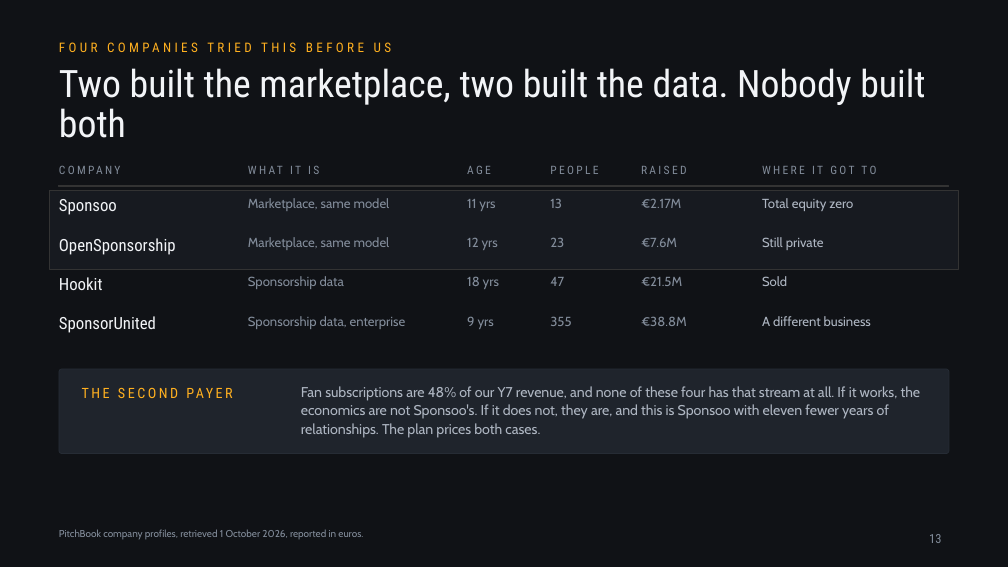
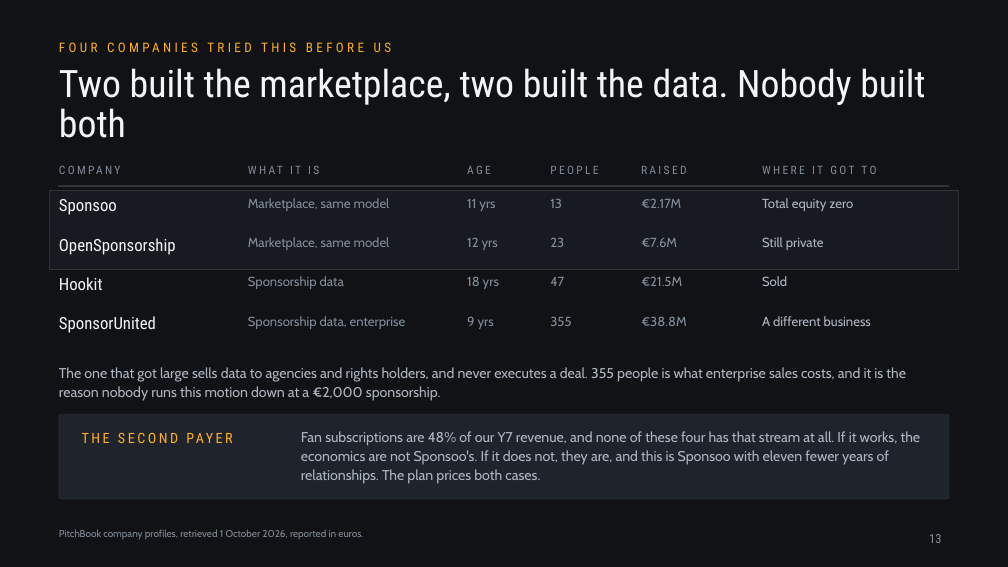
Before and after one commit to jadzoghaib/stride, a slide deck: slide 13 of deck/Stride_Pitch_Deck.pptx. Drawn at 1008x567 pixels with LibreOffice and Linux fonts; fonts in the diff are those of the drawing. Boxes give left, top, right and bottom in pixels: in the first picture for what was removed or moved away, otherwise in the second. Text is boxed around its words. In the diff, an @@ line names an element or a change of style, - is before the commit and + after.

```diff
--- a/deck/Stride_Pitch_Deck.pptx
+++ b/deck/Stride_Pitch_Deck.pptx
@@ text added at bbox=[59, 367, 906, 401], 13.5 pt, text #AEB6C2 @@
+The one that got large sells data to agencies and rights holders, and never executes a deal. 355 people is what enterprise sales costs, and it is the reason nobody runs this motion down at a €2,000 sponsorship.
@@ 2 texts, 1 rounded rectangle: place and size @@
-2 texts, 1 rounded rectangle at bbox=[59, 369, 949, 454]
+2 texts, 1 rounded rectangle at bbox=[59, 414, 949, 499]
```
Also in this commit, not shown: 2 other slides changed, 2 other files.
